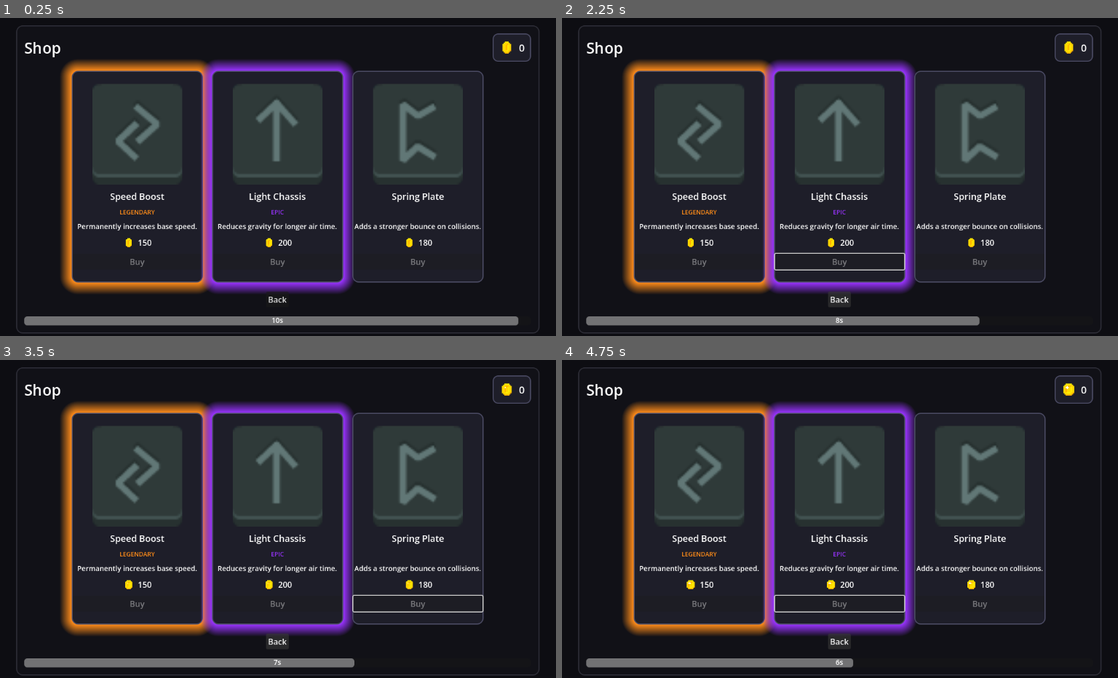
Above: before the commit, frames 1-4 (two rows, left to right).
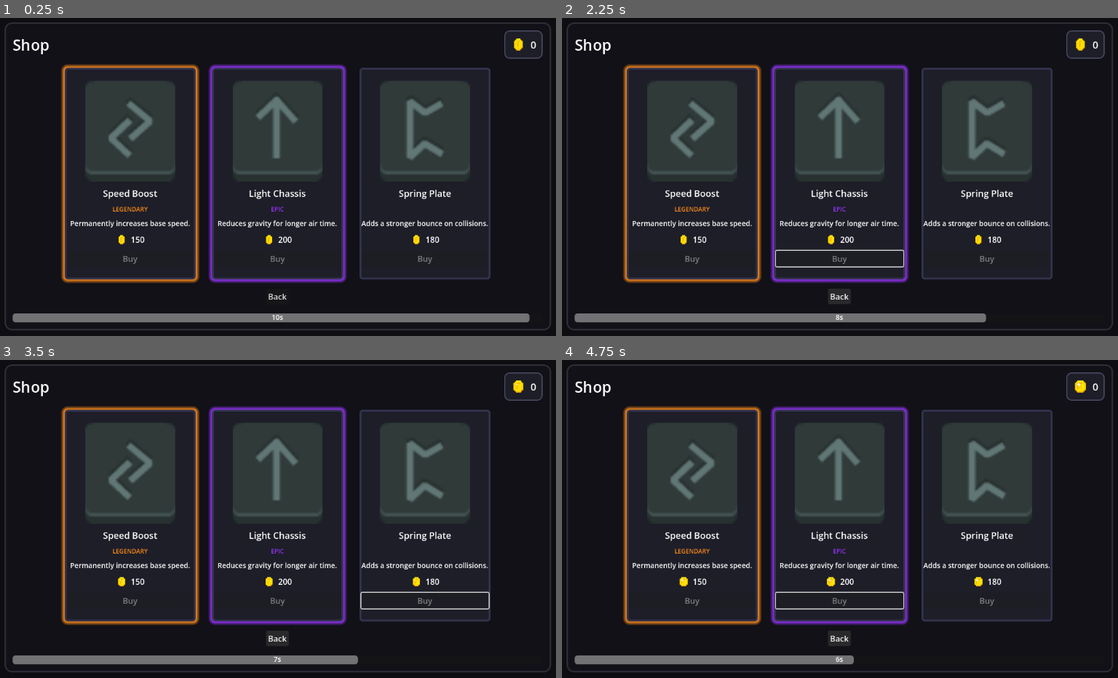
Above: after the commit, the same moments.

Repository: D-Mielewczyk/mask-a-ride
Game: Godot game, scene res://scenes/menu/shop.tscn
Same seed, same stepped clock (60 frames per second), same inputs: the game is played once before the commit and once after it. This scene is started directly instead of the project's main scene.
Inputs:
- Up to frame 1 (0.25 s): no input
- Up to frame 2 (2.25 s): hold Right (ui_right) 0.53-1.25 s; click "Back" at 1.25 s; hold Left (ui_left) from 2.03 s (still down)
- Up to frame 3 (3.5 s): release Left (ui_left) at 2.78 s; hold Right (ui_right) from 2.78 s (still down)
- Up to frame 4 (4.75 s): release Right (ui_right) at 4.28 s; hold Left (ui_left) from 4.28 s (still down)

The runs differ from the first frame. In frame 1, 20% of the frame differs, in the area x 0-100%, y 1-100%; in frame 2, 20%; in frame 3, 19%; in frame 4, 19%.

Commit message:
bigger spacing

Diff:
--- a/scenes/menu/shop.tscn
+++ b/scenes/menu/shop.tscn
@@ -7,15 +7,15 @@
 
 [sub_resource type="StyleBoxFlat" id="StyleBoxFlat_1"]
 bg_color = Color(0.07, 0.07, 0.09, 0.95)
-border_width_left = 2
-border_width_top = 2
-border_width_right = 2
-border_width_bottom = 2
+border_width_left = 3
+border_width_top = 3
+border_width_right = 3
+border_width_bottom = 3
 border_color = Color(0.18, 0.18, 0.22, 1)
-corner_radius_top_left = 12
-corner_radius_top_right = 12
-corner_radius_bottom_left = 12
-corner_radius_bottom_right = 12
+corner_radius_top_left = 14
+corner_radius_top_right = 14
+corner_radius_bottom_left = 14
+corner_radius_bottom_right = 14
 content_margin_left = 16
 content_margin_top = 16
 content_margin_right = 16
@@ -48,10 +48,10 @@
 color = Color(0.05, 0.05, 0.07, 1)
 
 [node name="Frame" type="PanelContainer" parent="."]
-anchor_left = 0.05
-anchor_top = 0.05
-anchor_right = 0.95
-anchor_bottom = 0.95
+anchor_left = 0.03
+anchor_top = 0.04
+anchor_right = 0.97
+anchor_bottom = 0.96
 theme_override_styles/panel = SubResource("StyleBoxFlat_1")
 
 [node name="Layout" type="VBoxContainer" parent="Frame"]
@@ -91,7 +91,7 @@
 
 [node name="OptionsRow" type="HBoxContainer" parent="Frame/Layout"]
 alignment = 1
-theme_override_constants/separation = 18
+theme_override_constants/separation = 32
 size_flags_horizontal = 3
 size_flags_vertical = 3
 
--- a/scripts/menu/shop.gd
+++ b/scripts/menu/shop.gd
@@ -166,18 +166,18 @@
 	var base = _rarity_color(rarity)
 	var style := StyleBoxFlat.new()
 	style.bg_color = Color(0.12, 0.12, 0.16, 1)
-	style.border_width_left = 2
-	style.border_width_top = 2
-	style.border_width_right = 2
-	style.border_width_bottom = 2
-	style.border_color = Color(0.3, 0.3, 0.4, 1)
-	style.shadow_size = 24 if base.a > 0.0 else 0
+	style.border_width_left = 4
+	style.border_width_top = 4
+	style.border_width_right = 4
+	style.border_width_bottom = 4
+	style.border_color = Color(0.2, 0.2, 0.3, 1)
+	style.shadow_size = 8 if base.a > 0.0 else 0
 	style.shadow_offset = Vector2(0, 0)
 	style.shadow_color = Color(base.r, base.g, base.b, 1.0)
-	style.corner_radius_top_left = 12
-	style.corner_radius_top_right = 12
-	style.corner_radius_bottom_left = 12
-	style.corner_radius_bottom_right = 12
+	style.corner_radius_top_left = 6
+	style.corner_radius_top_right = 6
+	style.corner_radius_bottom_left = 6
+	style.corner_radius_bottom_right = 6
 	card.add_theme_stylebox_override("panel", style)
 
 
